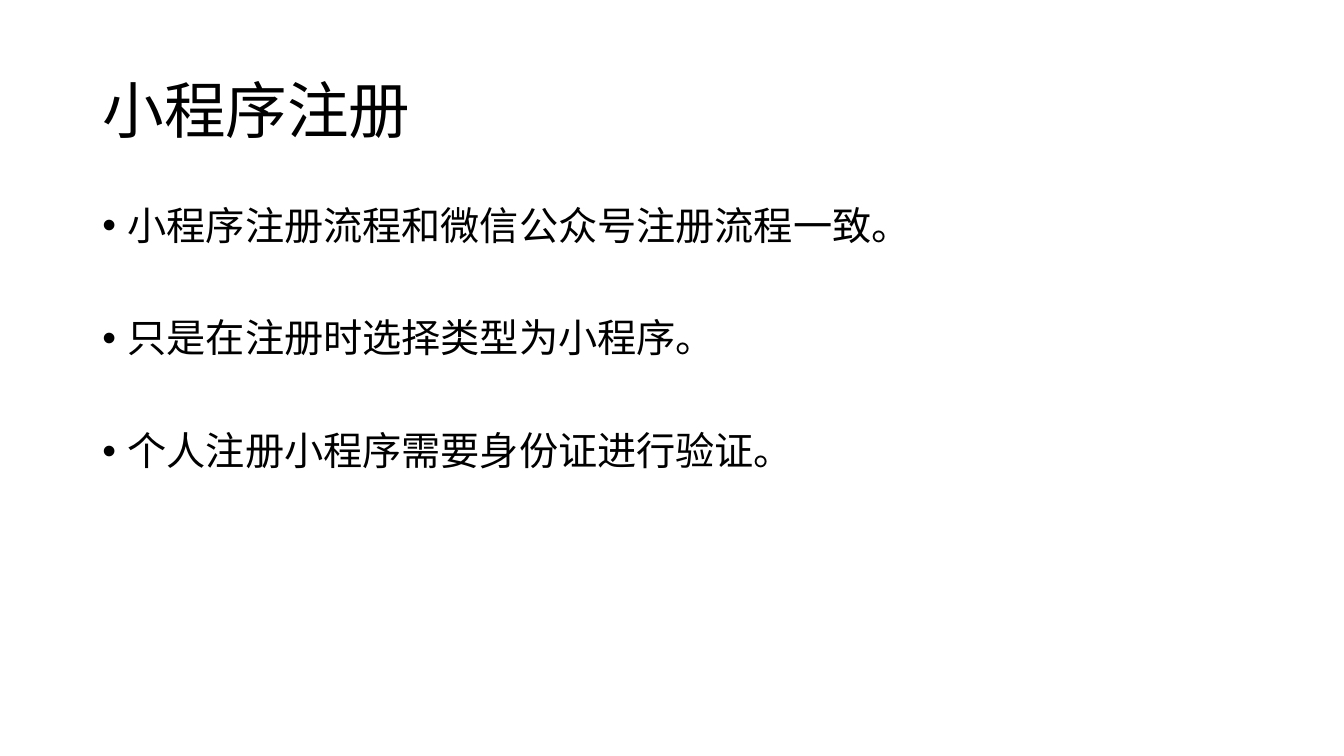
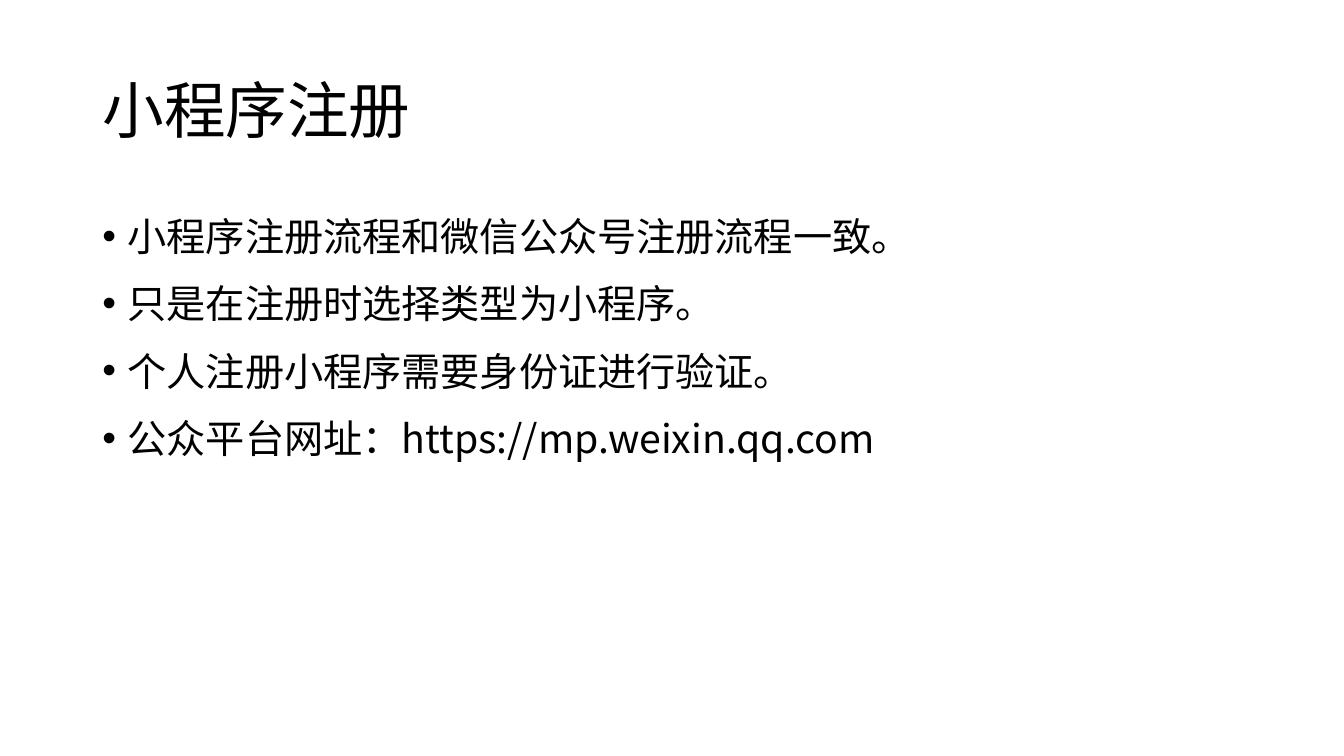
Before and after one commit to edu2act/course-wechat-and-miniprogram, a slide deck: slide 5 of materials/ch02/ch02_1-小程序与开发环境.pptx. Drawn at 1344x756 pixels with LibreOffice and Linux fonts; fonts in the diff are those of the drawing. Boxes give left, top, right and bottom in pixels: in the first picture for what was removed or moved away, otherwise in the second. Text is boxed around its words. In the diff, an @@ line names an element or a change of style, - is before the commit and + after.

```diff
--- a/materials/ch02/ch02_1-小程序与开发环境.pptx
+++ b/materials/ch02/ch02_1-小程序与开发环境.pptx
@@ text at (128,218,911,390): line spacing 0.9 to 38pt @@
@@ text at (128,420,875,462): paragraph added @@
+• 公众平台网址：https://mp.weixin.qq.com
```
Also in this commit, not shown: 2 other slides changed, 8 other files.
